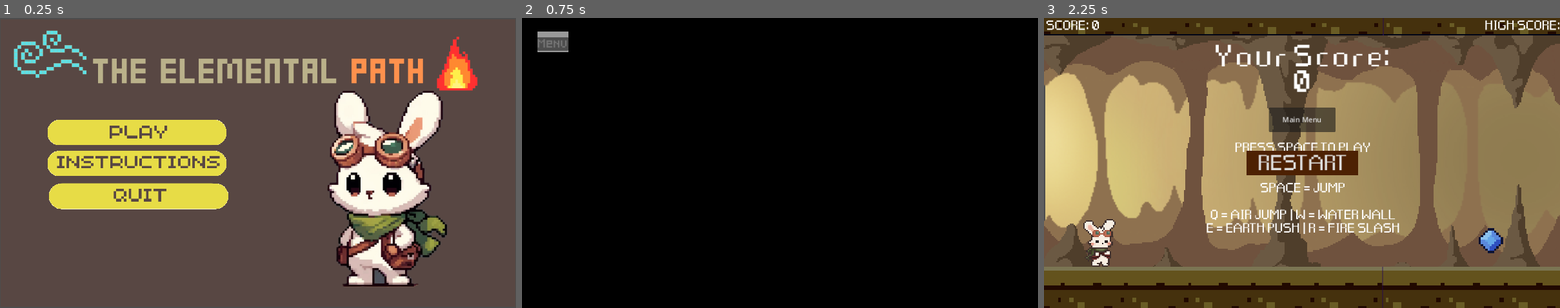
Above: before the commit, frames 1-3 (left to right).
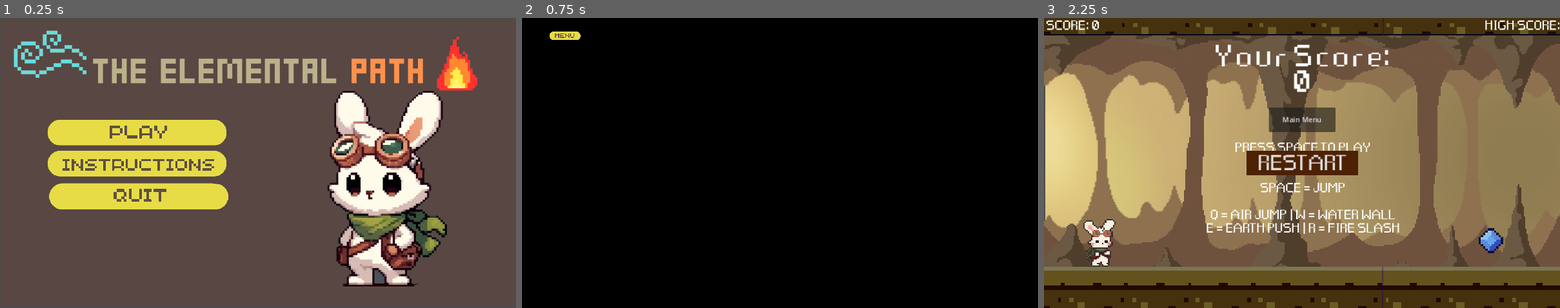
Above: after the commit, the same moments.

Repository: maryandrearv/the-elemental-path
Game: Godot game, scene res://scenes/menu.tscn
The game is run twice, just before and just after one commit, with the same random seed, the same clock (stepped at 60 frames per second) and the same inputs. This scene is started directly instead of the project's main scene. Video files are missing from this copy of the repository; at most half a second of black plays in their place.
Inputs (mouse positions are in pixels of both pictures, inside the frame that each line leads up to; where the layout moved, square brackets give the same spot in the first picture):
- Up to frame 1 (0.25 s): no input
- Up to frame 2 (0.75 s): click (661, 165) at 0.5 s
- Up to frame 3 (2.25 s): click (1085, 38) [1074, 44] at 1.25 s; click (1183, 134) at 2 s

The runs differ from the first frame. In frame 1, 1.2% of the frame differs, in the area x 9-45%, y 35-66%; in frame 2, 0.5%; in frame 3, nothing differs.

Commit message:
added menu button for instructions

Diff:
--- a/runner/scenes/instructions.tscn
+++ b/runner/scenes/instructions.tscn
@@ -2,9 +2,8 @@
 
 [ext_resource type="Script" path="res://scenes/instructions.gd" id="1_d6mhf"]
 [ext_resource type="VideoStream" path="res://assets/video/can-you-survive-the-path.ogv" id="1_gktoc"]
-[ext_resource type="FontFile" uid="uid://q0ryafcer5ri" path="res://assets/fonts/Pixeled.ttf" id="3_2biwx"]
-
-[sub_resource type="StyleBoxFlat" id="StyleBoxFlat_5h56a"]
+[ext_resource type="Texture2D" uid="uid://dakt4p3rxqvcr" path="res://assets/interfaces/Buttons/Menu1.png" id="3_hsco0"]
+[ext_resource type="Texture2D" uid="uid://yubem7eeixk3" path="res://assets/interfaces/Buttons/Menu2.png" id="4_0dx7k"]
 
 [node name="Instructions" type="Control"]
 layout_mode = 3
@@ -27,31 +26,16 @@
 expand = true
 loop = true
 
-[node name="VBoxContainer" type="VBoxContainer" parent="."]
-layout_mode = 1
-anchors_preset = 15
-anchor_right = 1.0
-anchor_bottom = 1.0
-offset_left = 35.0
+[node name="menu" type="TextureButton" parent="."]
+layout_mode = 2
+offset_left = 61.0
 offset_top = 30.0
-offset_right = 103.0
-offset_bottom = 76.0
-grow_horizontal = 2
-grow_vertical = 2
-size_flags_horizontal = 4
+offset_right = 131.0
+offset_bottom = 60.0
+texture_normal = ExtResource("3_hsco0")
+texture_pressed = ExtResource("4_0dx7k")
+texture_hover = ExtResource("4_0dx7k")
+ignore_texture_size = true
+stretch_mode = 4
 
-[node name="Label" type="Label" parent="VBoxContainer"]
-layout_mode = 2
-size_flags_vertical = 1
-theme_override_fonts/font = ExtResource("3_2biwx")
-theme_override_styles/normal = SubResource("StyleBoxFlat_5h56a")
-text = "Menu"
-
-[node name="menu" type="Button" parent="VBoxContainer/Label"]
-layout_mode = 2
-offset_left = -1.0
-offset_top = 13.0
-offset_right = 69.0
-offset_bottom = 43.0
-
-[connection signal="pressed" from="VBoxContainer/Label/menu" to="." method="_on_menu_pressed"]
+[connection signal="pressed" from="menu" to="." method="_on_menu_pressed"]
--- a/runner/scenes/menu.tscn
+++ b/runner/scenes/menu.tscn
@@ -2,12 +2,12 @@
 
 [ext_resource type="Script" path="res://scenes/menu.gd" id="1_1xpv3"]
 [ext_resource type="Texture2D" uid="uid://d0rq325hv2ut" path="res://assets/interfaces/menu_background.png" id="2_3le8x"]
-[ext_resource type="Texture2D" uid="uid://bvkxiof5yso8v" path="res://assets/interfaces/Buttons/Quit1.png" id="3_3spmm"]
-[ext_resource type="Texture2D" uid="uid://c3ruddndnrxfo" path="res://assets/interfaces/Buttons/Quit2.png" id="4_hels7"]
-[ext_resource type="Texture2D" uid="uid://knqhxfdlbueo" path="res://assets/interfaces/Buttons/Instruct1.png" id="5_ys73m"]
-[ext_resource type="Texture2D" uid="uid://bylwseve6q0s7" path="res://assets/interfaces/Buttons/Instruct2.png" id="6_xv4gi"]
-[ext_resource type="Texture2D" uid="uid://de5s31bwoinf6" path="res://assets/interfaces/Buttons/Play1.png" id="7_uy10c"]
-[ext_resource type="Texture2D" uid="uid://bjd2783si8foh" path="res://assets/interfaces/Buttons/Play2.png" id="8_44dnl"]
+[ext_resource type="Texture2D" uid="uid://c61qi7kwb1g28" path="res://assets/interfaces/Buttons/Quit1.png" id="3_3spmm"]
+[ext_resource type="Texture2D" uid="uid://dw8iludxxqaeg" path="res://assets/interfaces/Buttons/Quit2.png" id="4_hels7"]
+[ext_resource type="Texture2D" uid="uid://4x5eo5babkuj" path="res://assets/interfaces/Buttons/Instruct1.png" id="5_ys73m"]
+[ext_resource type="Texture2D" uid="uid://0wynxp2ou724" path="res://assets/interfaces/Buttons/Instruct2.png" id="6_xv4gi"]
+[ext_resource type="Texture2D" uid="uid://cbtex7eaolk27" path="res://assets/interfaces/Buttons/Play3.png" id="7_bj0oi"]
+[ext_resource type="Texture2D" uid="uid://cfanyn744t23s" path="res://assets/interfaces/Buttons/Play2.png" id="8_44dnl"]
 
 [node name="Menu" type="Control"]
 layout_mode = 3
@@ -79,7 +79,7 @@
 offset_top = 227.0
 offset_right = 506.0
 offset_bottom = 295.0
-texture_normal = ExtResource("7_uy10c")
+texture_normal = ExtResource("7_bj0oi")
 texture_pressed = ExtResource("8_44dnl")
 texture_hover = ExtResource("8_44dnl")
 ignore_texture_size = true
Binary file added: runner/assets/interfaces/Buttons/Background.png
Not shown, changed: runner/assets/interfaces/Buttons/Background.png.import
Binary file changed: runner/assets/interfaces/Buttons/Instruct1.png
Not shown, changed: runner/assets/interfaces/Buttons/Instruct1.png.import
Binary file changed: runner/assets/interfaces/Buttons/Instruct2.png
Not shown, changed: runner/assets/interfaces/Buttons/Instruct2.png.import
Binary file added: runner/assets/interfaces/Buttons/Menu1.png
Not shown, changed: runner/assets/interfaces/Buttons/Menu1.png.import
Binary file added: runner/assets/interfaces/Buttons/Menu2.png
Not shown, added: runner/assets/interfaces/Buttons/Menu2.png.import
Binary file removed: runner/assets/interfaces/Buttons/Play1.png
Binary file changed: runner/assets/interfaces/Buttons/Play2.png
(and 7 more such lines)
